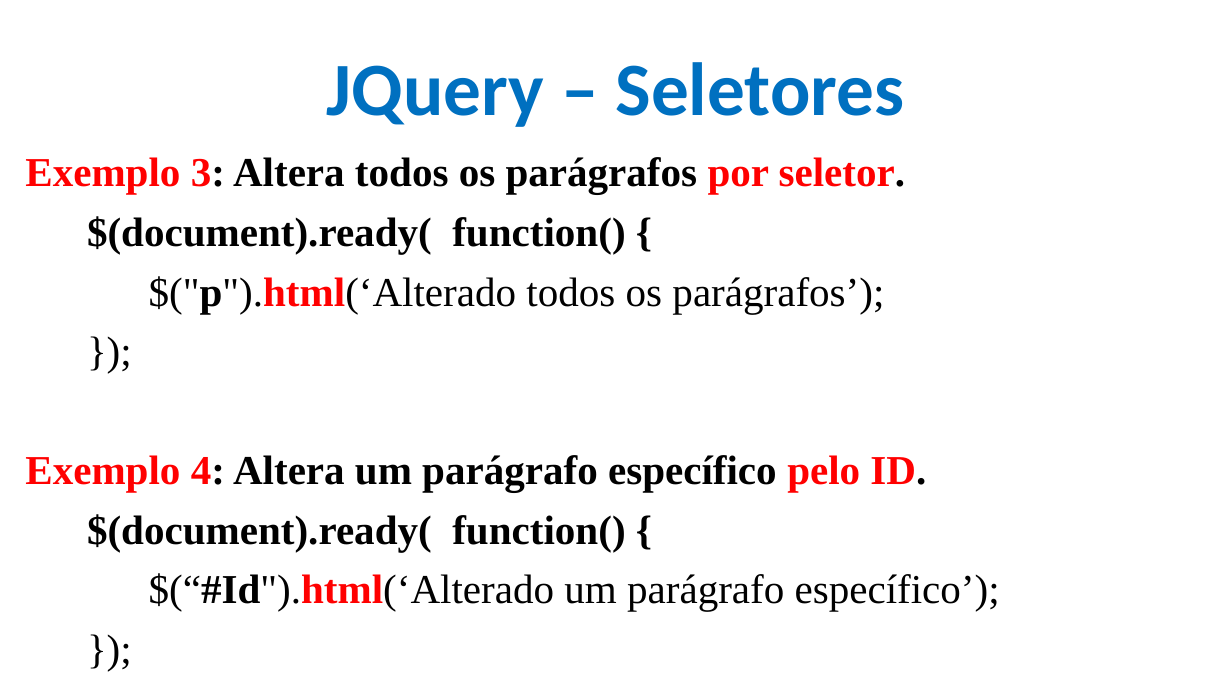
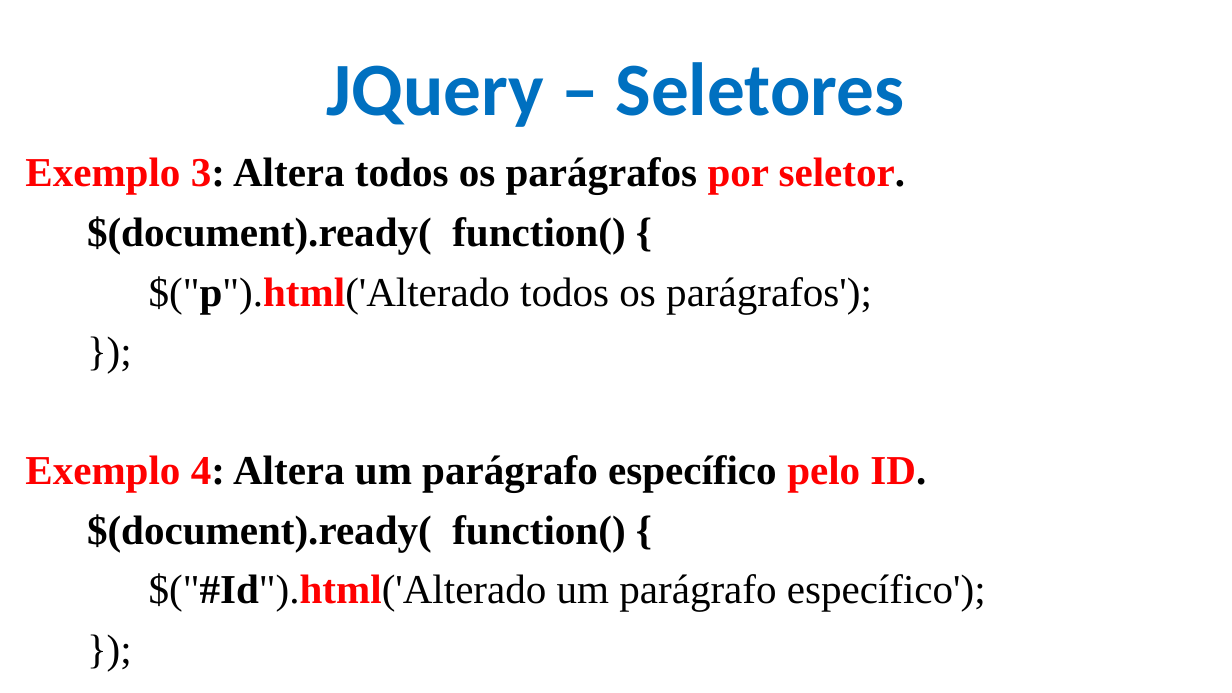
Before and after one commit to CloudEducationBrazil/WydenDesenvolvimentoWebPHP, a slide deck: slide 6 of 01 Classes/Aula 11 Desenvolvimento Web PHP - JQuery.pptx. Drawn at 1232x693 pixels with LibreOffice and Linux fonts; fonts in the diff are those of the drawing; background and template pictures are left out. Boxes give left, top, right and bottom in pixels: in the first picture for what was removed or moved away, otherwise in the second. Text is boxed around its words. In the diff, an @@ line names an element or a change of style, - is before the commit and + after.

```diff
--- a/01 Classes/Aula 11 Desenvolvimento Web PHP - JQuery.pptx
+++ b/01 Classes/Aula 11 Desenvolvimento Web PHP - JQuery.pptx
@@ text at (149,276,872,313): text changed @@
-$("p").html(‘Alterado todos os parágrafos’);
+$("p").html('Alterado todos os parágrafos');
@@ text at (149,573,986,611): text changed @@
-$(“#Id").html(‘Alterado um parágrafo específico’);
+$("#Id").html('Alterado um parágrafo específico');
```
Also in this commit, not shown: 10 other slides changed.
